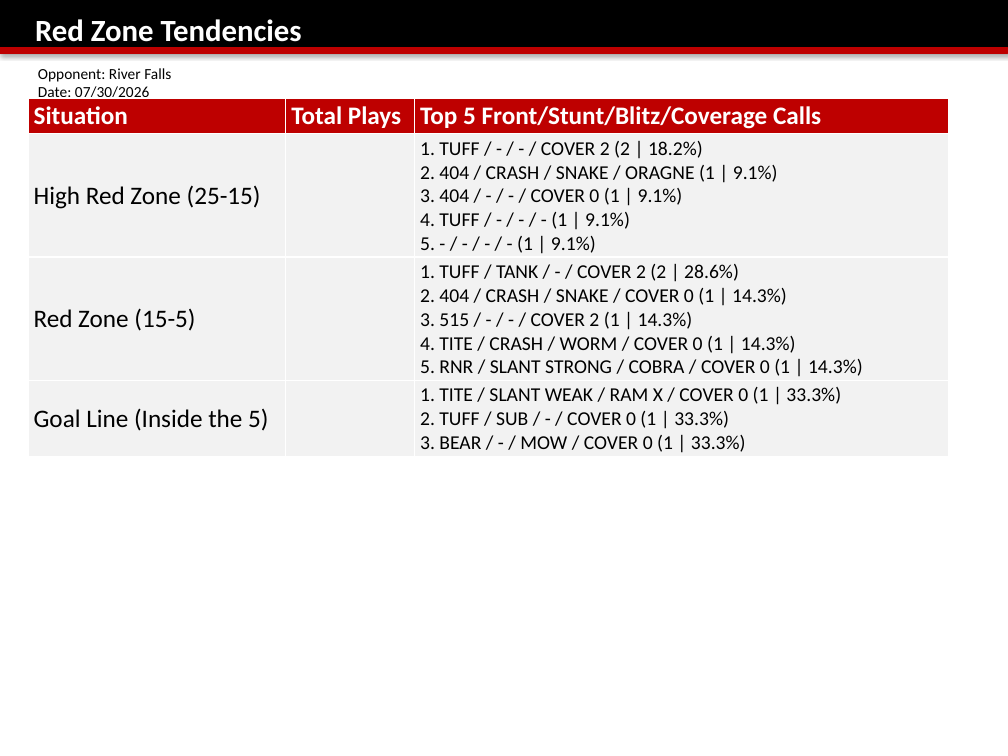
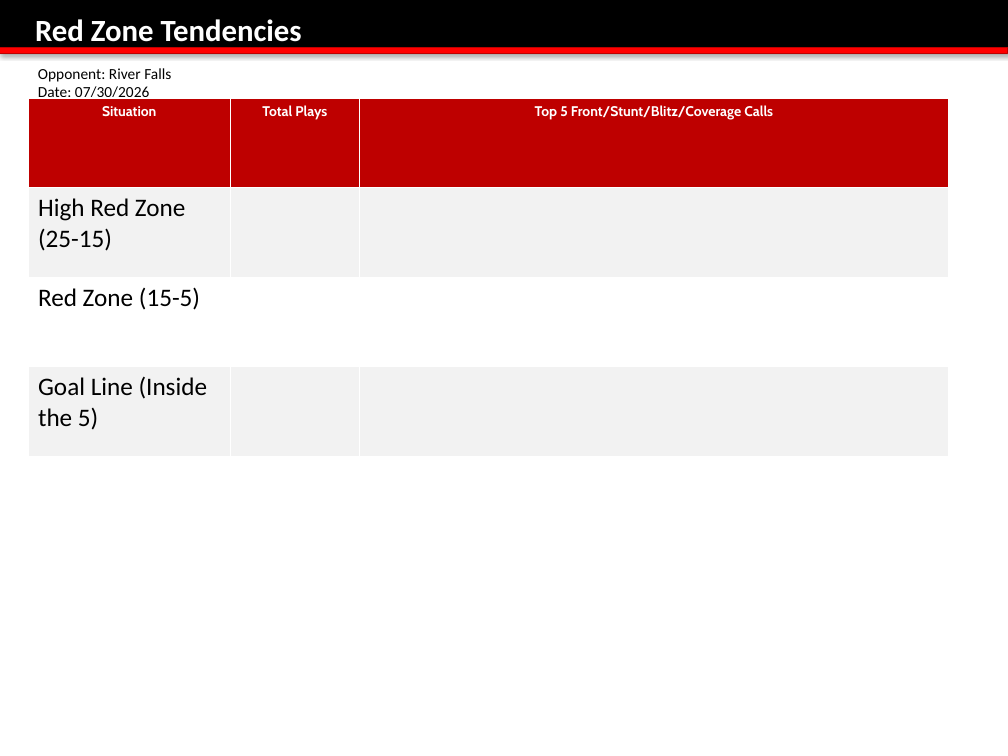
Before and after one commit to coacheigenberger/app-based-off-report, a slide deck: slide 6 of MASTER DEF Breakdown Template.pptx (slide 5 before the commit). Drawn at 1008x756 pixels with LibreOffice and Linux fonts; fonts in the diff are those of the drawing; background and template pictures are left out. Boxes give left, top, right and bottom in pixels: in the first picture for what was removed or moved away, otherwise in the second. Text is boxed around its words. In the diff, an @@ line names an element or a change of style, - is before the commit and + after.

```diff
--- a/MASTER DEF Breakdown Template.pptx
+++ b/MASTER DEF Breakdown Template.pptx
@@ rectangle at (0,47,1008,53): fill #BE0000 to #FF0000 @@
@@ table at (28,98,949,457) @@
-row 2, column 3: 1. TUFF / - / - / COVER 2 (2 | 18.2%) / 2. 404 / CRASH / SNAKE / ORAGNE (1 | 9.1%) / 3. 404 / - / - / COVER 0 (1 | 9.1%) / 4. TUFF / - / - / - (1 | 9.1%) / 5. - / - / - / - (1 | 9.1%)
+row 2, column 3: 
-row 3, column 3: 1. TUFF / TANK / - / COVER 2 (2 | 28.6%) / 2. 404 / CRASH / SNAKE / COVER 0 (1 | 14.3%) / 3. 515 / - / - / COVER 2 (1 | 14.3%) / 4. TITE / CRASH / WORM / COVER 0 (1 | 14.3%) / 5. RNR / SLANT STRONG / COBRA / COVER 0 (1 | 14.3%)
+row 3, column 3: 
-row 4, column 3: 1. TITE / SLANT WEAK / RAM X / COVER 0 (1 | 33.3%) / 2. TUFF / SUB / - / COVER 0 (1 | 33.3%) / 3. BEAR / - / MOW / COVER 0 (1 | 33.3%)
+row 4, column 3: 
@@ fill #F2F2F2 to #FFFFFF in row 3 @@
@@ size 18 to 10 pt, font Calibri to Cabin in "Situation", "Total Plays", "Top 5 Front/Stunt/Blitz/Coverage Calls" @@
@@ alignment left to centre @@
```
Also in this commit, not shown: 5 other slides changed, 1 slide added, 7 other files.
